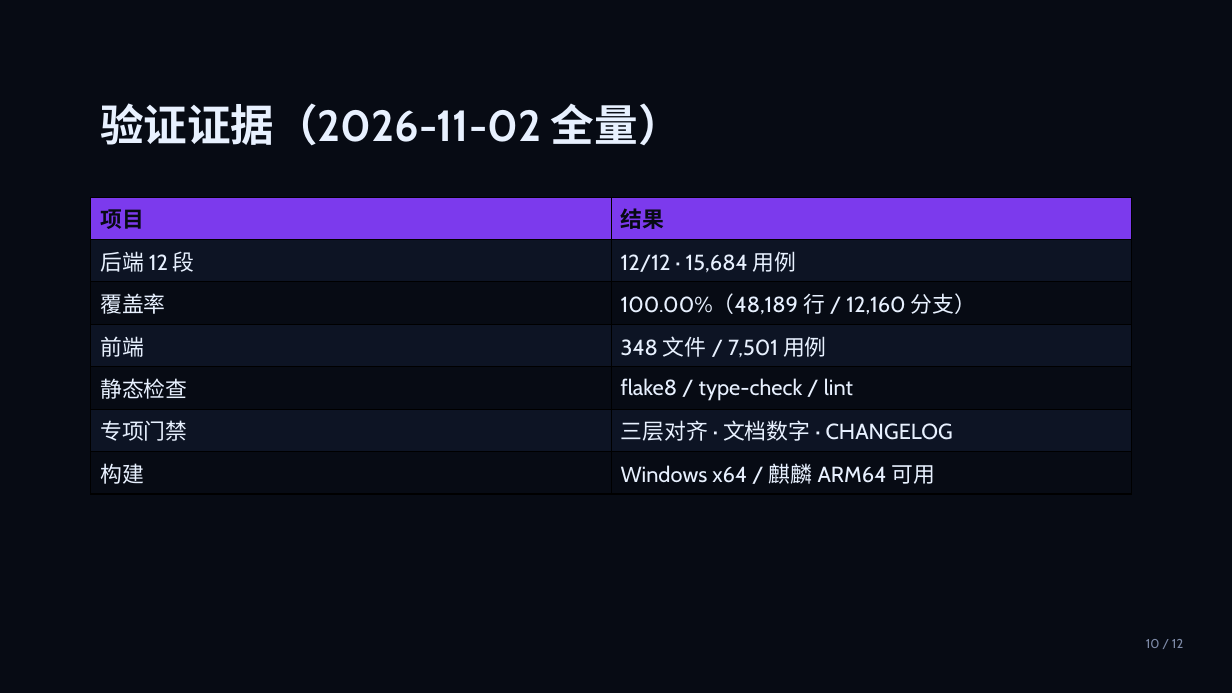
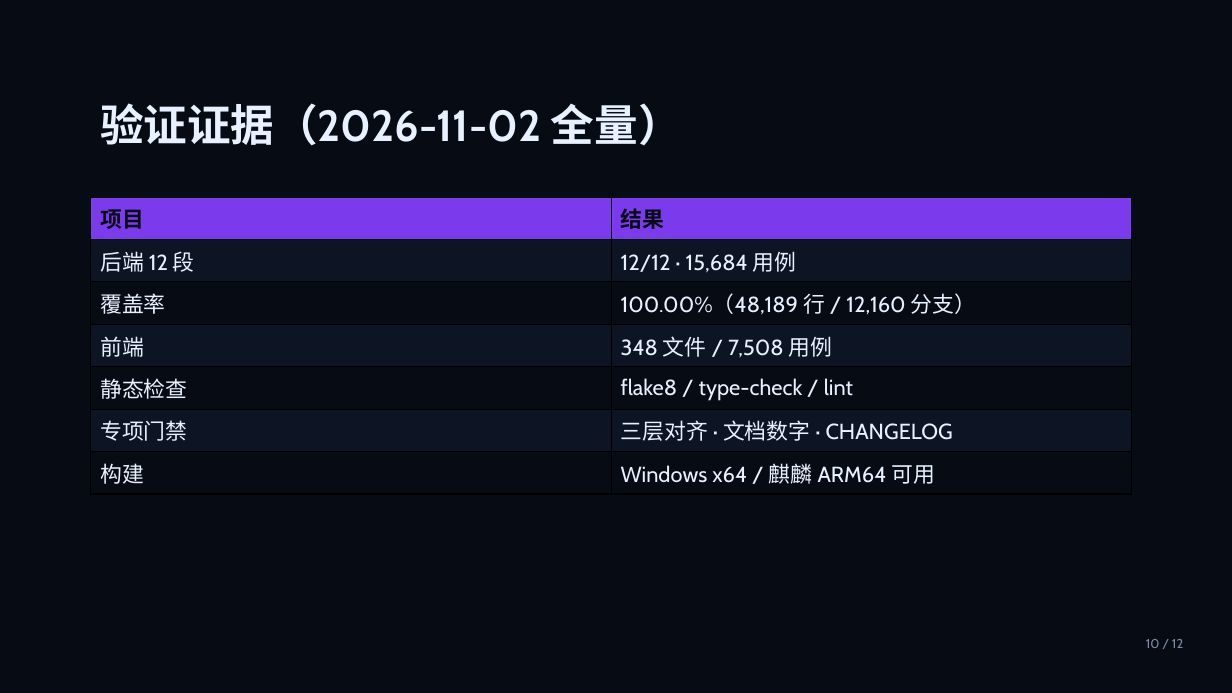
Before and after one commit to lzh745200/MRRS, a slide deck: slide 10 of docs/ppt-1.18.35/帮扶管理信息系统-v1.18.35-更新说明.pptx. Drawn at 1232x693 pixels with LibreOffice and Linux fonts; fonts in the diff are those of the drawing. Boxes give left, top, right and bottom in pixels: in the first picture for what was removed or moved away, otherwise in the second. Text is boxed around its words. In the diff, an @@ line names an element or a change of style, - is before the commit and + after.

```diff
--- a/docs/ppt-1.18.35/帮扶管理信息系统-v1.18.35-更新说明.pptx
+++ b/docs/ppt-1.18.35/帮扶管理信息系统-v1.18.35-更新说明.pptx
@@ table at <box>91,197,1131,494</box> @@
-row 4, column 2: 348 文件 / 7,501 用例
+row 4, column 2: 348 文件 / 7,508 用例
```
Also in this commit, not shown: 7 other files.
